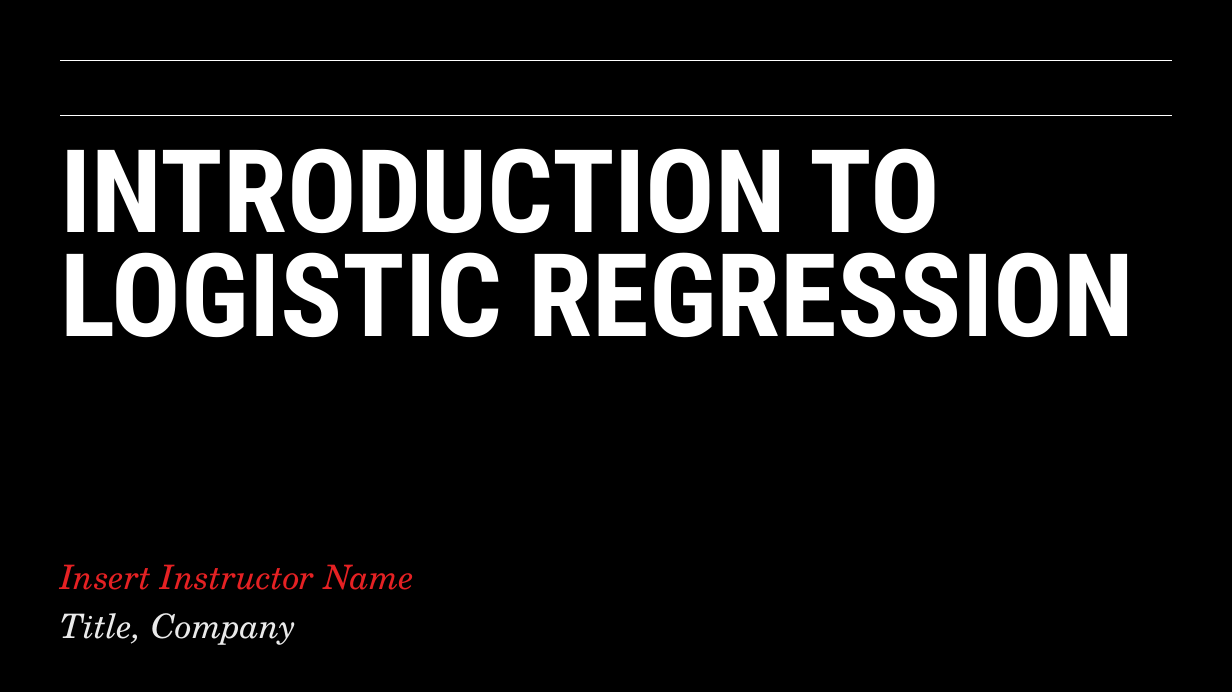
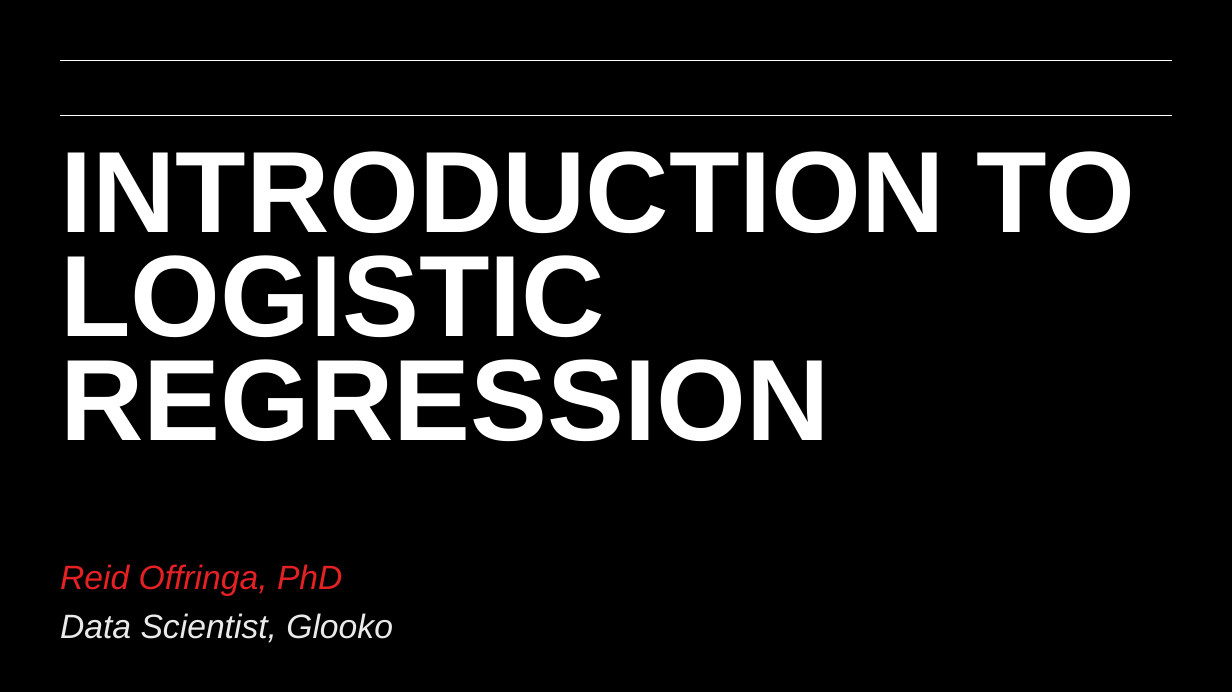
Before and after one commit to JamiesHQ/GA-MyDSRepo, a slide deck: slide 1 of lesson-9/09-intro-to-logistic-regression.pptx. Drawn at 1232x692 pixels with LibreOffice and Linux fonts; fonts in the diff are those of the drawing; background and template pictures are left out. Boxes give left, top, right and bottom in pixels: in the first picture for what was removed or moved away, otherwise in the second. Text is boxed around its words. In the diff, an @@ line names an element or a change of style, - is before the commit and + after.

```diff
--- a/lesson-9/09-intro-to-logistic-regression.pptx
+++ b/lesson-9/09-intro-to-logistic-regression.pptx
@@ text "INTRODUCTION TO LOGISTIC REGRESSION" at (x1=60, y1=151, x2=1135, y2=441): font Roboto Condensed to Arial @@
@@ text at (x1=60, y1=564, x2=393, y2=643): text changed; font TeX Gyre Schola to Arial; text colour #E52123 to #EAEAEA @@
-Insert Instructor Name
-Title, Company
+Reid Offringa, PhD
+Data Scientist, Glooko
```
Also in this commit, not shown: 46 other slides changed, 8 slides added, 21 slides removed, 39 other files.
